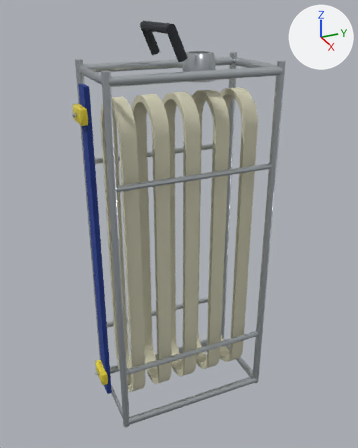
The glTF model assets/liederbach/equipment/hose_basket_1.glb as it was, and as the next commit left it.
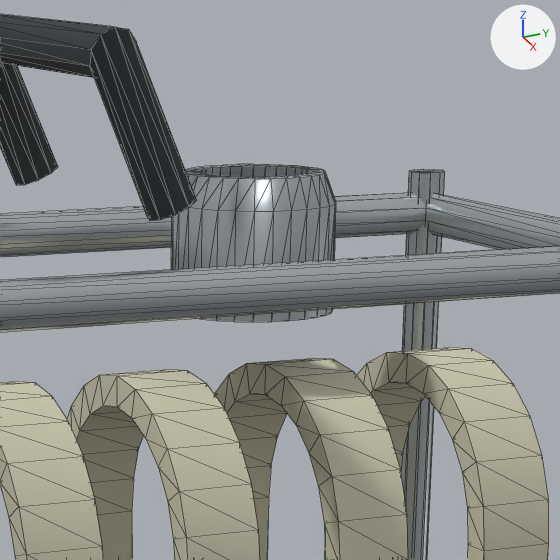
Each version appears first whole from a 50 mm lens placed at (1.003, -0.434, 0.513), pointed at (0.001, 0.017, 0.013), and next in a close-up on the part from 42% to 73% of the width and 4% to 29% of the height. Arrows for +X, +Y and +Z are at upper right; the lights stay in place. The last two pictures show the newer version. The close-ups show mesh edges as thin lines. Where no turn or scale is listed for an object, it has been applied to the vertices. Vertices at exactly the same position are counted once.

Names of what the first close-up shows: 'hose_basket_1'.
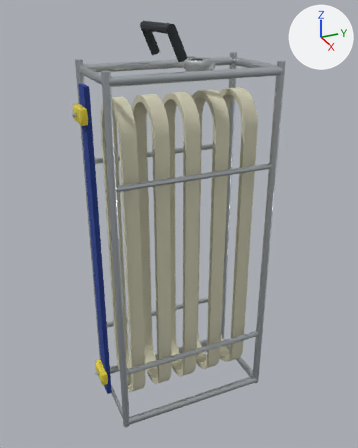
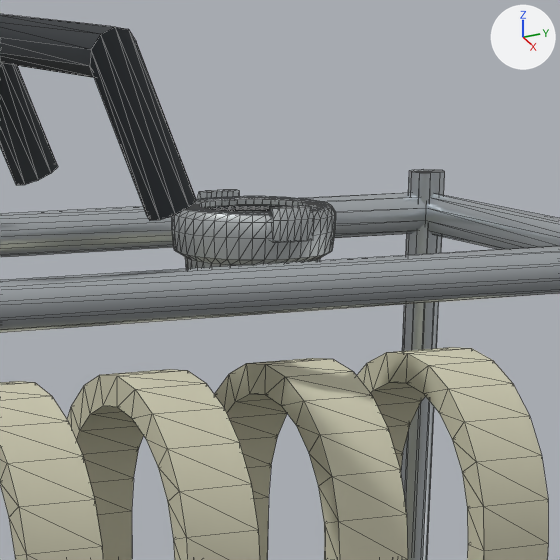
Changed parts and their boxes [x1, y1, x2, y2] in the close-ups (560 x 560 px):
part 1 of me_hose_basket_1, added
    after: [206, 205, 282, 211]
part 2 of me_hose_basket_1, added
    after: [172, 198, 336, 269]
part 3 of me_hose_basket_1, added
    after: [270, 205, 314, 242]
part 4 of me_hose_basket_1, added
    after: [197, 190, 239, 199]
part 5 of me_hose_basket_1, cut back (mostly hidden afterwards)
    before: [185, 164, 336, 211]
    after: [195, 196, 325, 207]

Edits to the bpy script that builds the scene:
```text
Add mat_training_cast_metal:
    mat_training_cast_metal = principled_material('training_cast_metal')
    mat_training_cast_metal.base_color = (0.53, 0.56, 0.57)  # light grey #c0c5c7
    mat_training_cast_metal.metallic = 0.68
    mat_training_cast_metal.roughness = 0.51
Add mat_training_rubber:
    mat_training_rubber = principled_material('training_rubber')
    mat_training_rubber.base_color = (0.034, 0.039, 0.043)  # dark grey #34383a
    mat_training_rubber.roughness = 0.91
Change me_hose_basket_1:
    used by ob_hose_basket_1; location = (0.0, 0.0, 0.0)
    remove me_hose_basket_1.from_pydata(...)  # 1084 vertices, 2112 faces; spans x -0.108..0.108, y -0.217..0.217, z -0.468..0.468
    add me_hose_basket_1.from_pydata(...)  # 1974 vertices, 3884 faces; spans x -0.108..0.108, y -0.217..0.217, z -0.468..0.468
    me_hose_basket_1 part 1: a new loose piece, a torus around z (ring radius 0.0243, tube radius 0.0013) spanning x -0.026..0.0251, y 0.04..0.0911, z 0.3874..0.39, in mat_training_rubber (dark grey #34383a)
    me_hose_basket_1 part 2: a new loose piece of 320 vertices spanning x -0.036..0.035, y 0.03..0.101, z 0.363..0.392, in mat_training_cast_metal (light grey #c0c5c7)
    me_hose_basket_1 part 3: a new loose piece of 35 vertices spanning x 0.03..0.038, y 0.056..0.075, z 0.382..0.395, in mat_training_cast_metal (light grey #c0c5c7)
    me_hose_basket_1 part 4: a new loose piece of 35 vertices spanning x -0.039..-0.03, y 0.056..0.075, z 0.382..0.395, in mat_training_cast_metal (light grey #c0c5c7)
    me_hose_basket_1 part 5: 111 vertices moved from x -0.036..0.035, y 0.03..0.101, z 0.349..0.406 to x -0.032..0.031, y 0.034..0.094, z 0.389..0.393; 29 vertices removed from x -0.036..0.03, y 0.035..0.096, z 0.349..0.406; 209 vertices added at x -0.032..0.03, y 0.035..0.097, z 0.389..0.393
    add me_hose_basket_1.materials.append(mat_training_cast_metal)  # light grey #c0c5c7
    add me_hose_basket_1.materials.append(mat_training_rubber)  # dark grey #34383a
```
